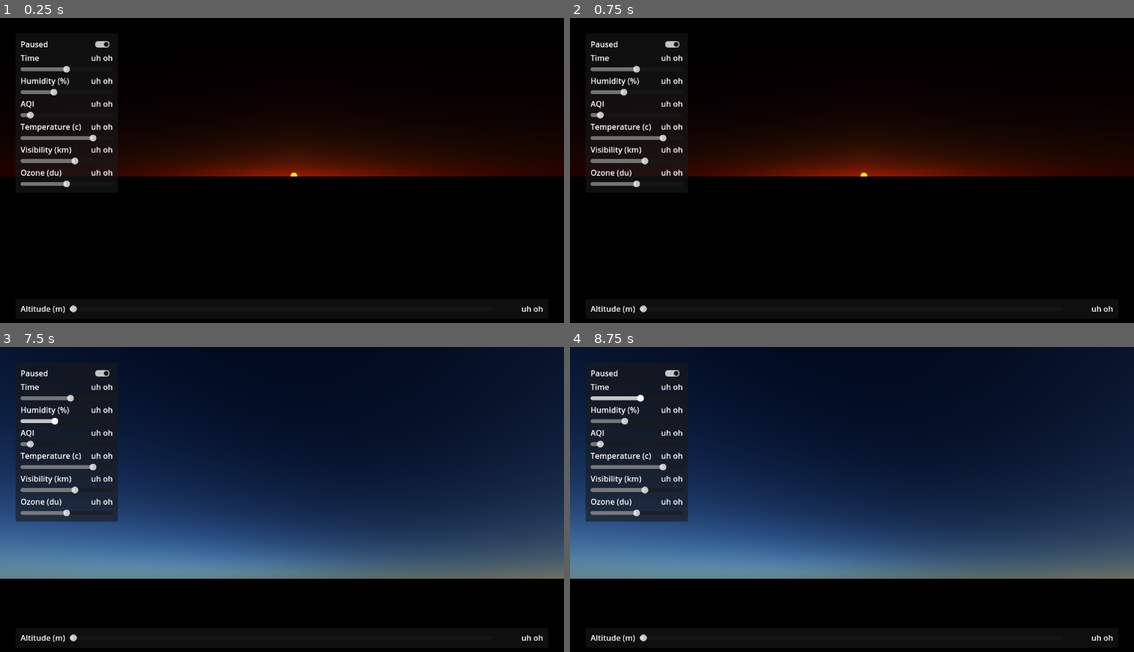
Above: before the commit, frames 1-4 (two rows, left to right).
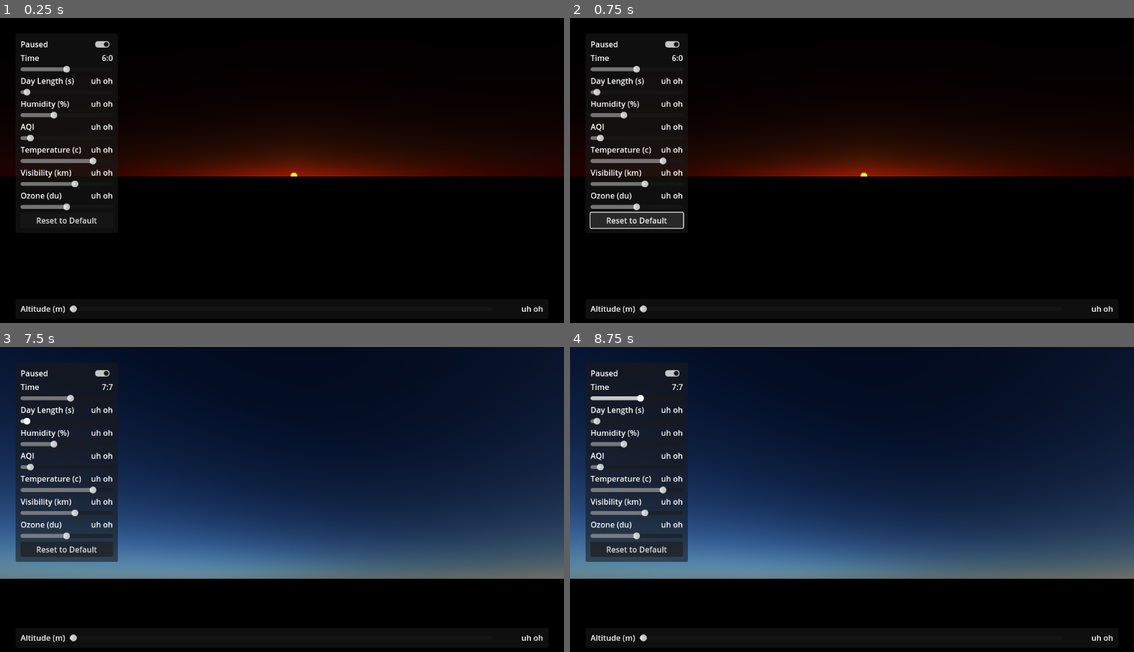
Above: after the commit, the same moments.

Repository: FroggLeo/godot-dynamic-environment
Game: Godot game, scene res://world/world.tscn
Same seed, same stepped clock (60 frames per second), same inputs: the game is played once before the commit and once after it.
Inputs (mouse positions are in pixels of both pictures, inside the frame that each line leads up to):
- Up to frame 1 (0.25 s): no input
- Up to frame 2 (0.75 s): click (637, 219) at 0.5 s, where only the run after the commit has a clickable "Reset to Default"
- Up to frame 3 (7.5 s): click (101, 374) at 1.25 s; tap Enter at 2, 3.5, 5 s; move the mouse to (406, 490) at 2.02 s; hold Right 2.03-2.78 s; hold Right mouse button (move_camera) 2.03-2.78 s; tap Space at 2.75, 4.25, 5.75 s; move the mouse to (169, 520) at 2.77 s; hold Down 2.78-3.53 s; tap Alt at 2.85, 5.1, 7.35 s; move the mouse to (338, 435) at 3.52 s; hold Right 3.53-4.28 s; tap Shift at 3.6, 5.85 s; move the mouse to (253, 569) at 4.27 s; hold Up 4.28-5.03 s; right-click (253, 569) at 4.35 s; move the mouse to (451, 551) at 5.02 s; hold Left 5.03-6.53 s; move the mouse to (112, 456) at 5.77 s; move the mouse to (310, 505) at 6.52 s; hold Down 6.53-7.28 s; hold Right mouse button (move_camera) 6.53-7.28 s; move the mouse to (197, 426) at 7.27 s; hold Right from 7.28 s (still down)
- Up to frame 4 (8.75 s): move the mouse to (976, 490) at 8.02 s; release Right at 8.03 s; hold Up from 8.03 s (still down); tap Shift at 8.1 s

The runs differ from the first frame. In frame 1, 1.6% of the frame differs, in the area x 3-21%, y 12-68%; in frame 2, 2.4%; in frame 3, 3.5%; in frame 4, 3.5%, in the area x 2-21%, y 12-71%.

Commit message:
add clock output functionality

Diff:
--- a/godot_project/environment/environment_system.tscn
+++ b/godot_project/environment/environment_system.tscn
@@ -95,7 +95,7 @@
 environment = SubResource("Environment_xdsv0")
 
 [node name="SunLight" type="DirectionalLight3D" parent="."]
-transform = Transform3D(1, 0, 0, 0, 0.99999994, 0, 0, 0, 0.99999994, 0, 0, 0)
+transform = Transform3D(1, 0, 0, 0, -4.3711385e-08, -0.99999994, 0, 0.99999994, -4.3711385e-08, 0, 0, 0)
 
 [node name="MeshInstance3D" type="MeshInstance3D" parent="SunLight"]
 transform = Transform3D(1, 0, 0, 0, -4.371139e-08, 1, 0, -1, -4.371139e-08, 0, 0, 0.5)
@@ -103,6 +103,7 @@
 mesh = SubResource("CylinderMesh_6u5e0")
 
 [node name="MoonLight" type="DirectionalLight3D" parent="."]
+transform = Transform3D(1, 0, 0, 0, -4.371139e-08, 1, 0, -1, -4.371139e-08, 0, 0, 0)
 
 [node name="MeshInstance3D" type="MeshInstance3D" parent="MoonLight"]
 transform = Transform3D(1, 0, 0, 0, -4.371139e-08, 1, 0, -1, -4.371139e-08, 0, 0, 0.5)
--- a/godot_project/world/player_controller/ui.gd
+++ b/godot_project/world/player_controller/ui.gd
@@ -65,6 +65,13 @@
 		altitude.value_changed.connect(func(v): env.camera_altitude = v)
 
 
+# quick custom clock function
+func time_to_24h(envtime: float) -> String:
+	var total_minutes := int(envtime * 24 * 60 + 18 * 60) % (24 * 60)
+	var hours := int(total_minutes / 60.0)
+	var minutes := total_minutes % 60
+	return str(hours) + ":" + str(minutes)
+
 # Called every frame. 'delta' is the elapsed time since the previous frame.
 func _process(_delta: float) -> void:
 	if "time" in env and "paused" in env:
@@ -75,3 +82,5 @@
 			time.editable = false
 			time.value = env.time
 			pause_v.text = "Pause"
+	if "time" in env:
+		time_v.text = str(time_to_24h(env.time))
--- a/godot_project/world/world.tscn
+++ b/godot_project/world/world.tscn
@@ -74,6 +74,30 @@
 value = 0.5
 scrollable = false
 
+[node name="d" type="HBoxContainer" parent="UI/PanelContainer/MarginContainer/VBoxContainer"]
+layout_mode = 2
+
+[node name="ldayl" type="Label" parent="UI/PanelContainer/MarginContainer/VBoxContainer/d"]
+layout_mode = 2
+text = "Day Length (s)"
+horizontal_alignment = 1
+
+[node name="vdayl" type="Label" parent="UI/PanelContainer/MarginContainer/VBoxContainer/d"]
+unique_name_in_owner = true
+layout_mode = 2
+size_flags_horizontal = 3
+text = "uh oh"
+horizontal_alignment = 2
+
+[node name="dayl" type="HSlider" parent="UI/PanelContainer/MarginContainer/VBoxContainer"]
+unique_name_in_owner = true
+layout_mode = 2
+min_value = 1.0
+max_value = 600.0
+step = 0.1
+value = 20.0
+scrollable = false
+
 [node name="h" type="HBoxContainer" parent="UI/PanelContainer/MarginContainer/VBoxContainer"]
 layout_mode = 2
 
@@ -190,6 +214,10 @@
 step = 0.5
 value = 300.0
 scrollable = false
+
+[node name="Button" type="Button" parent="UI/PanelContainer/MarginContainer/VBoxContainer"]
+layout_mode = 2
+text = "Reset to Default"
 
 [node name="PanelContainer2" type="PanelContainer" parent="UI"]
 anchors_preset = -1
